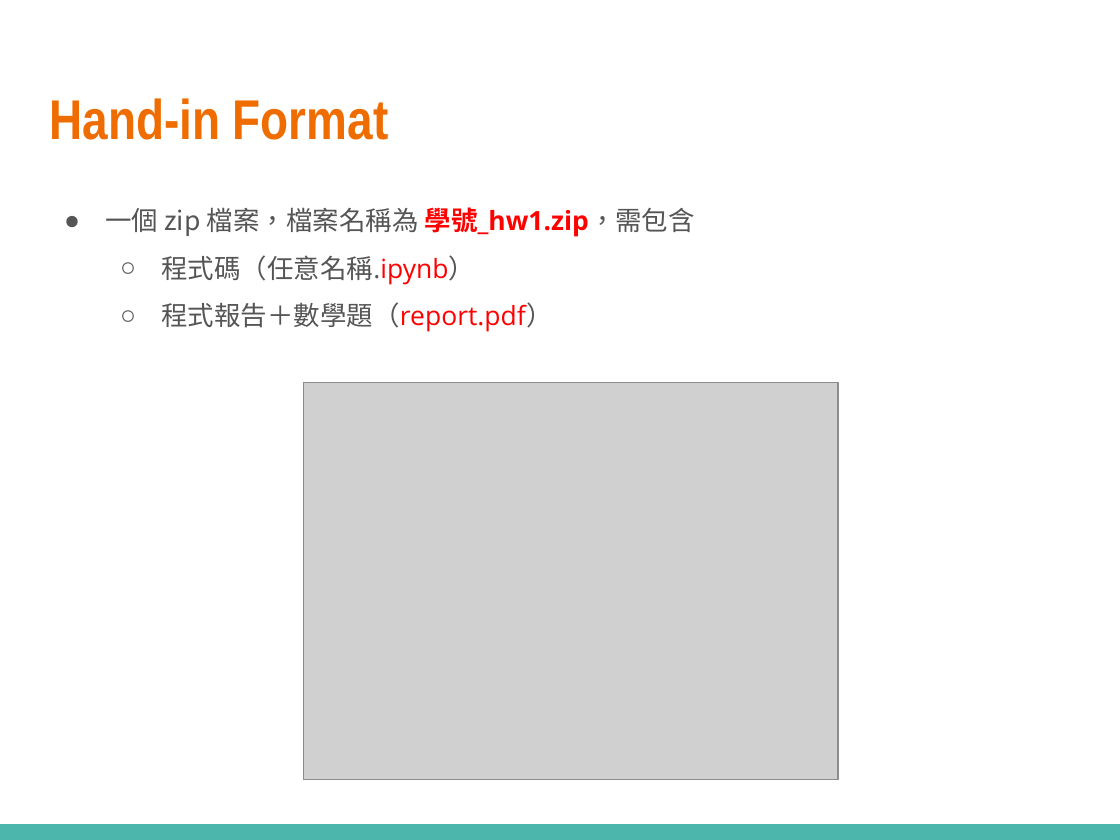
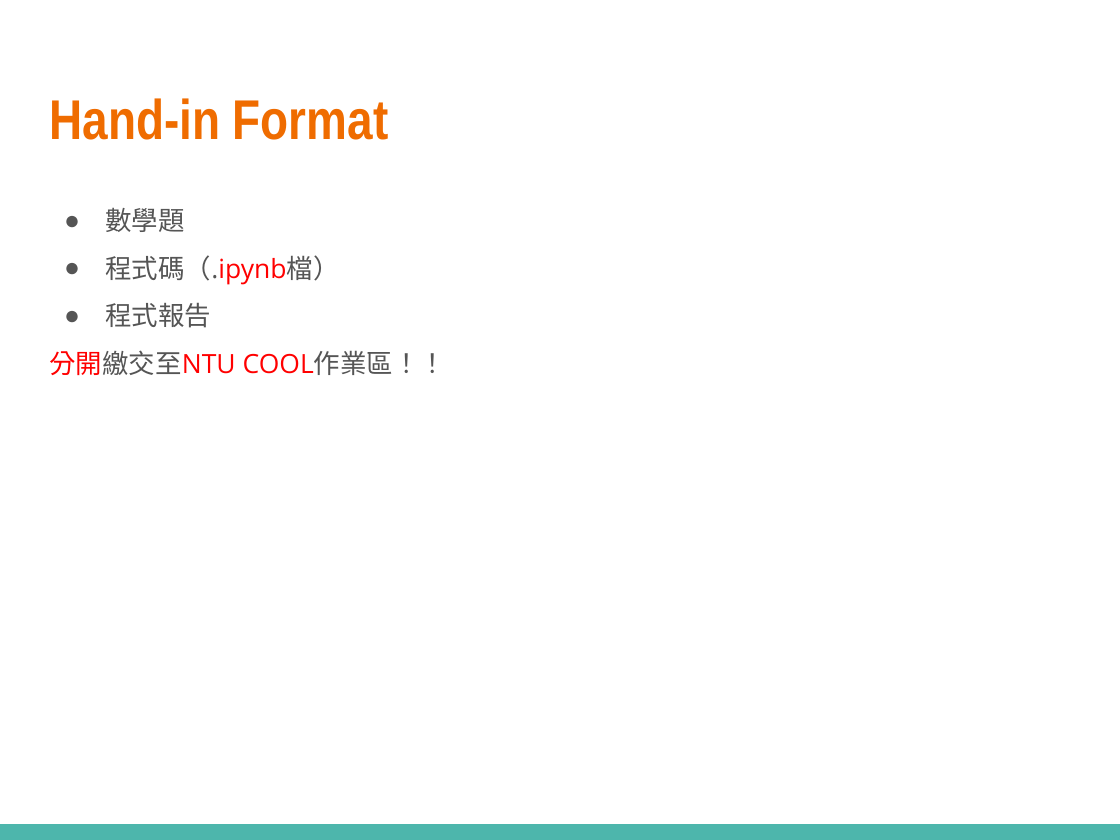
Before and after one commit to ntueemlta2024/ntueemlta2024.github.io, a slide deck: slide 21 of homeworks/hw1/ml-2024fall-hw1-slide.pptx. Drawn at 1120x840 pixels with LibreOffice and Linux fonts; fonts in the diff are those of the drawing; grey boxes stand for pictures. Boxes give left, top, right and bottom in pixels: in the first picture for what was removed or moved away, otherwise in the second. Text is boxed around its words. In the diff, an @@ line names an element or a change of style, - is before the commit and + after.

Commit message:
update slides

```diff
--- a/homeworks/hw1/ml-2024fall-hw1-slide.pptx
+++ b/homeworks/hw1/ml-2024fall-hw1-slide.pptx
@@ text at [49, 208, 447, 375]: text changed @@
-● 一個 zip 檔案，檔案名稱為 學號_hw1.zip，需包含
-  ○ 程式碼（任意名稱.ipynb）
-  ○ 程式報告＋數學題（report.pdf）
+● 數學題
+● 程式碼（.ipynb檔）
+● 程式報告
+分開繳交至NTU COOL作業區！！
@@ picture removed at [304, 383, 838, 780] @@
```
Also in this commit, not shown: 2 other slides changed, 1 other file.
